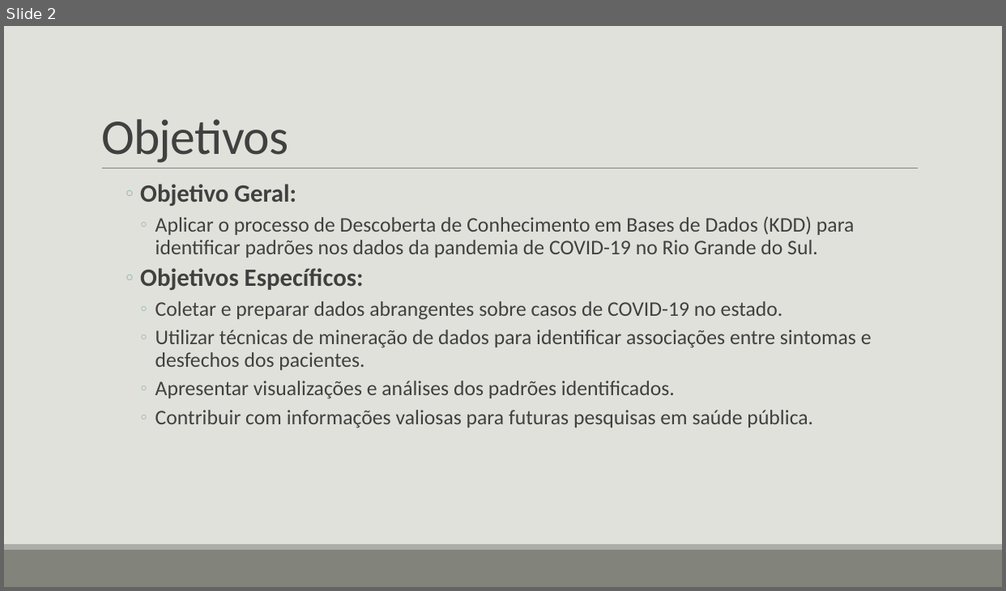
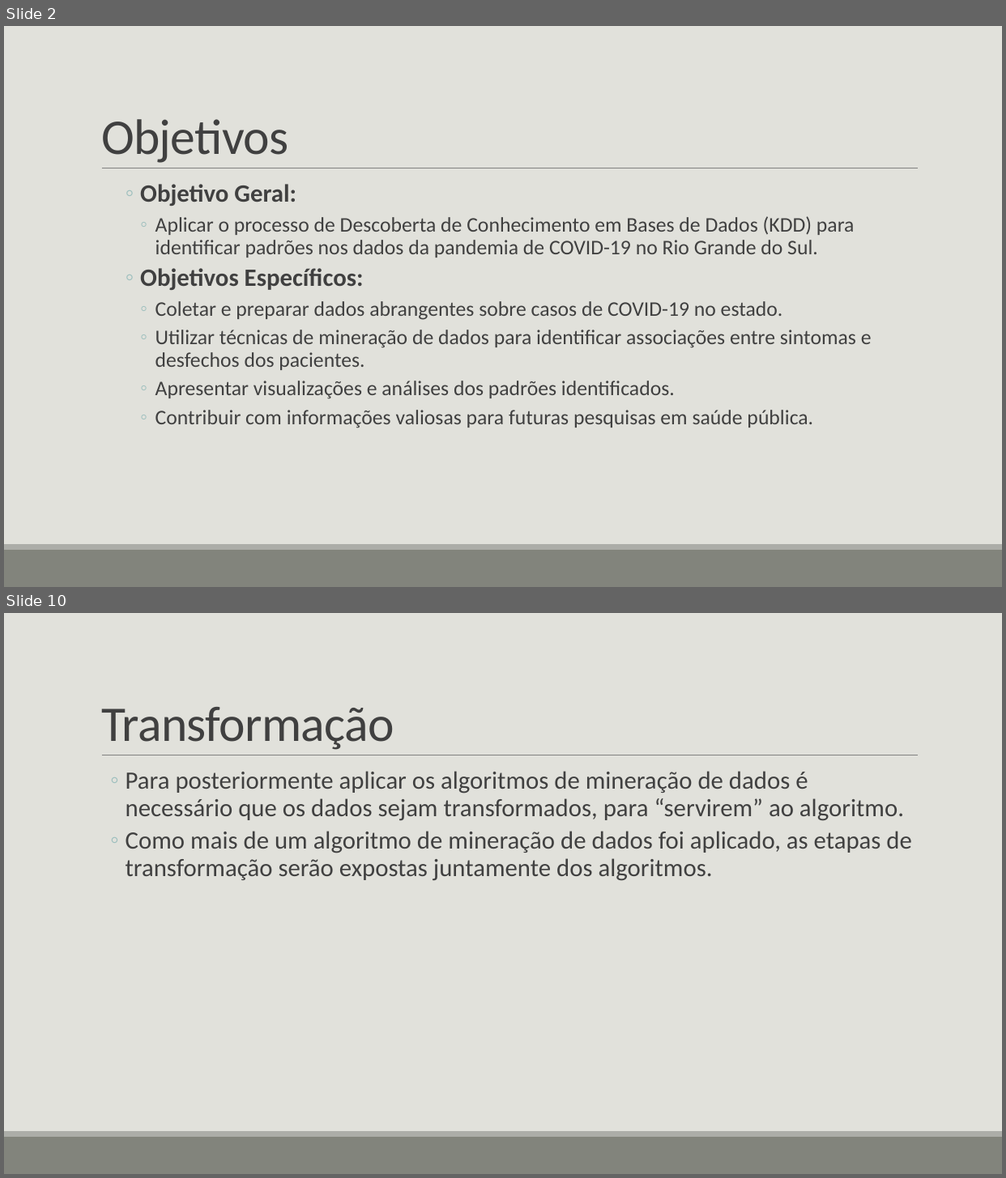
Before and after one commit to gvheisler/KDD-COVID-19, a slide deck: presentation/presentation.pptx. Shown one above the other, each under a label of ours: slide 2 before the commit, slides 2 and 10 after it; the slides between them are not shown. The pictures are 1006x591 and 1006x1178 pixels, drawn with LibreOffice and Linux fonts; fonts in the diff are those of the drawing. Boxes give left, top, right and bottom in pixels: in the first picture for what was removed or moved away, otherwise in the second. Text is boxed around its words. In the diff, an @@ line names an element or a change of style, - is before the commit and + after.

```diff
--- a/presentation/presentation.pptx
+++ b/presentation/presentation.pptx
@@ slide 10 added at bbox=[4, 613, 1002, 1174], background #E1E1DB; not listed: 3 template elements that a slide beside it also shows @@
@@ title added at bbox=[101, 707, 394, 750], 48 pt, text #404040 @@
+Transformação
@@ text added at bbox=[126, 771, 911, 881], 24 pt, text #404040 @@
+  ◦ Para posteriormente aplicar os algoritmos de mineração de dados é necessário que os dados sejam transformados, para “servirem” ao algoritmo.
+  ◦ Como mais de um algoritmo de mineração de dados foi aplicado, as etapas de transformação serão expostas juntamente dos algoritmos.
```
Also in this commit, not shown: 2 slides changed, 7 other slides added, 1 slide removed, 1 other file.
